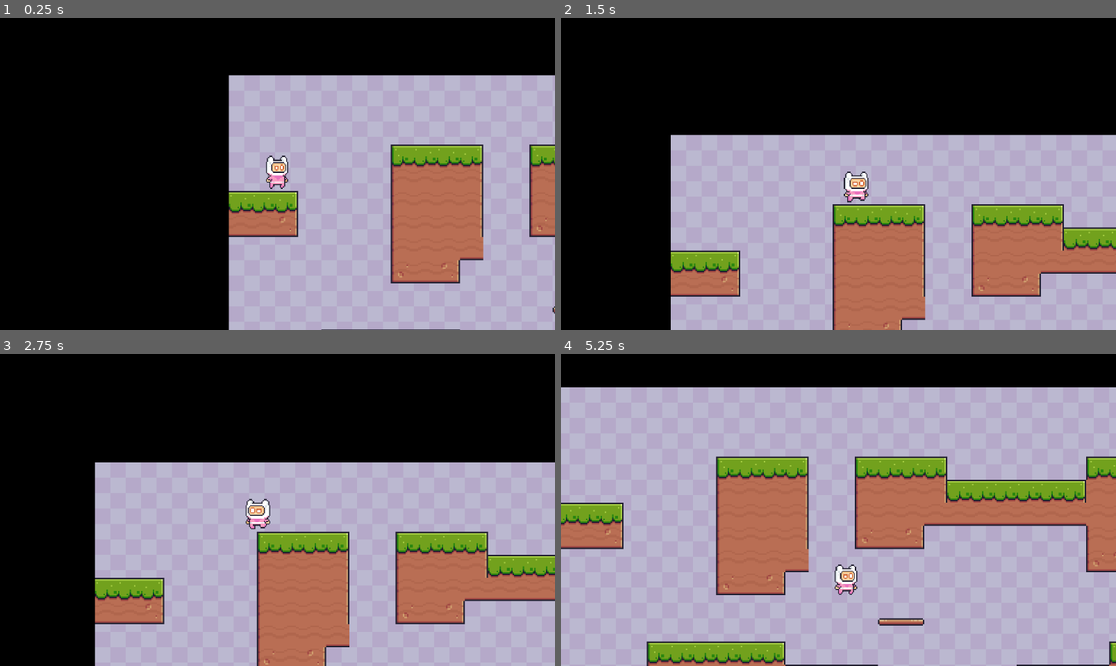
Above: before the commit, frames 1-4 (two rows, left to right).
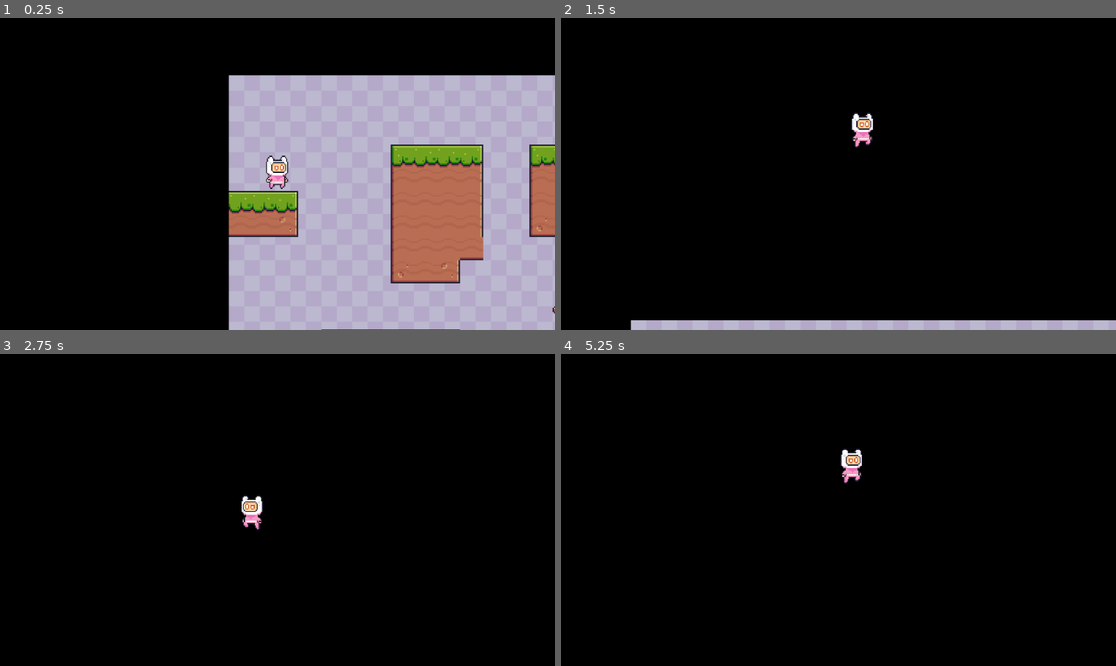
Above: after the commit, the same moments.

Repository: toonwuka04/Proto3-Pixel
Game: Godot game, scene res://scenes/level2.tscn
Same seed, same stepped clock (60 frames per second), same inputs: the game is played once before the commit and once after it. This scene is started directly instead of the project's main scene.
Inputs:
- Up to frame 1 (0.25 s): no input
- Up to frame 2 (1.5 s): hold Right (right) from 0.53 s (still down); tap Space (jump) at 0.6, 0.77, 1.07, 1.35 s
- Up to frame 3 (2.75 s): tap Space (jump) at 1.52, 1.82, 2.1 s; release Right (right) at 2.03 s; hold Left (left) from 2.03 s (still down)
- Up to frame 4 (5.25 s): release Left (left) at 2.78 s; hold Right (right) 2.78-4.28 s; tap Space (jump) at 2.85, 3.02, 3.32, 3.6, 3.77, 4.07, 4.35, 4.52, 4.82, 5.1 s; hold Left (left) 4.28-5.03 s; hold Right (right) from 5.03 s (still down)

The runs differ from the first frame. In frame 1, less than 0.1% of the frame differs, in the area x 48-52%, y 44-46%; in frame 2, 49%; in frame 3, 54%; in frame 4, 89%, in the area x 0-100%, y 10-100%.

Commit message:
next level transition

Diff:
--- a/prototype3/project.godot
+++ b/prototype3/project.godot
@@ -12,7 +12,7 @@
 
 config/name="prototype3"
 run/main_scene="res://scenes/level1.tscn"
-config/features=PackedStringArray("4.3", "Mobile")
+config/features=PackedStringArray("4.4", "Mobile")
 config/icon="res://icon.svg"
 
 [input]
--- a/prototype3/scenes/level1.gd
+++ b/prototype3/scenes/level1.gd
@@ -9,3 +9,8 @@
 # Called every frame. 'delta' is the elapsed time since the previous frame.
 func _process(delta: float) -> void:
 	pass
+
+func _on_next_scene_body_entered(body: Node2D) -> void:
+	#pass # Replace with function body.
+	if body is Player:
+		get_tree().change_scene_to_file("res://scenes/level2.tscn")
--- a/prototype3/scenes/level1.tscn
+++ b/prototype3/scenes/level1.tscn
@@ -20,7 +20,6 @@
 
 
 func _on_next_scene_body_entered(body: Node2D) -> void:
-	#pass # Replace with function body.
 	if body is Player:
 		get_tree().change_scene_to_file(\"res://scenes/level2.tscn\")
 "
--- a/prototype3/scenes/level2.tscn
+++ b/prototype3/scenes/level2.tscn
@@ -1,8 +1,9 @@
-[gd_scene load_steps=6 format=3 uid="uid://h44bj6m316ch"]
+[gd_scene load_steps=7 format=3 uid="uid://h44bj6m316ch"]
 
 [ext_resource type="Texture2D" uid="uid://bt1cr5ixmhc6f" path="res://Purple.png" id="1_6bcg4"]
 [ext_resource type="Texture2D" uid="uid://vo6ss84ocyt2" path="res://Terrain (16x16).png" id="2_iktfk"]
 [ext_resource type="PackedScene" uid="uid://dqf5yyl8sq128" path="res://scenes/main_char.tscn" id="3_mkwwi"]
+[ext_resource type="Script" uid="uid://86juf7trk40q" path="res://scenes/main_character.gd" id="4_2k3dv"]
 
 [sub_resource type="TileSetAtlasSource" id="TileSetAtlasSource_rok0e"]
 texture = ExtResource("2_iktfk")
@@ -189,6 +190,7 @@
 
 [node name="CharacterBody2D" parent="." instance=ExtResource("3_mkwwi")]
 position = Vector2(99, 206)
+script = ExtResource("4_2k3dv")
 
 [node name="Camera2D" type="Camera2D" parent="CharacterBody2D"]
 position = Vector2(2, 2)
--- a/prototype3/scenes/main_char.gd
+++ b/prototype3/scenes/main_char.gd
@@ -1,37 +1,44 @@
 extends CharacterBody2D
 
+#class_name Player
 
-const SPEED = 300.0
+const SPEED = 400.0
 const JUMP_VELOCITY = -900.0
-@onready var sprite_2d = $Sprite2D
-
-# Get the gravity from the project settings to be synced with RigidBody nodes.
-var gravity = ProjectSettings.get_setting("physics/2d/default_gravity")
+@onready var sprite_2d: AnimatedSprite2D = $Sprite2D
+@onready var coyote_timer = $CoyoteTimer
 
 
-func _physics_process(delta):
-	# Add the gravity.
-	if(velocity.x > 1 || velocity.x < -1):
+func _physics_process(delta: float) -> void:
+	# Animations
+	if (velocity.x > 1 || velocity.x < -1):
 		sprite_2d.animation = "running"
 	else:
 		sprite_2d.animation = "default"
 
+	# Add the gravity.
 	if not is_on_floor():
-		velocity.y += gravity * delta
+		velocity += get_gravity() * delta
+		sprite_2d.animation = "jumping"
 
 	# Handle jump.
-	if Input.is_action_just_pressed("jump") and is_on_floor():
+	if Input.is_action_just_pressed("jump") and (is_on_floor() || !coyote_timer.is_stopped()):
 		velocity.y = JUMP_VELOCITY
 
 	# Get the input direction and handle the movement/deceleration.
 	# As good practice, you should replace UI actions with custom gameplay actions.
-	var direction = Input.get_axis("left", "right")
+	var direction := Input.get_axis("left", "right")
 	if direction:
 		velocity.x = direction * SPEED
 	else:
-		velocity.x = move_toward(velocity.x, 0, 12)
+		velocity.x = move_toward(velocity.x, 0, 100)
 
+	var was_on_floor = is_on_floor()
 	move_and_slide()
 
+	if was_on_floor && !is_on_floor():
+		coyote_timer.start()
+
+
+	# check if moving left, if so change sprite to look left
 	var isLeft = velocity.x < 0
 	sprite_2d.flip_h = isLeft
--- a/prototype3/scenes/main_char.tscn
+++ b/prototype3/scenes/main_char.tscn
@@ -206,3 +206,5 @@
 [node name="CollisionShape2D" type="CollisionShape2D" parent="."]
 position = Vector2(1, -2)
 shape = SubResource("CapsuleShape2D_rma75")
+
+[node name="CoyoteTimer" type="Timer" parent="."]
--- a/prototype3/scenes/main_character.tscn
+++ b/prototype3/scenes/main_character.tscn
@@ -201,7 +201,7 @@
 scale = Vector2(1.08333, 1.07102)
 sprite_frames = SubResource("SpriteFrames_4c0np")
 autoplay = "default"
-frame_progress = 0.59014
+frame_progress = 0.38093
 
 [node name="CollisionShape2D" type="CollisionShape2D" parent="."]
 position = Vector2(15.3333, 188.333)
Not shown, added: prototype3/scenes/level1.gd.uid
Not shown: 1 places in prototype3/scenes/level1.tscn that only renumber resources
Not shown, added: prototype3/scenes/main_char.gd.uid
Not shown: 1 places in prototype3/scenes/main_char.tscn that only renumber resources
Not shown, added: prototype3/scenes/main_character.gd.uid
Not shown: 1 places in prototype3/scenes/main_character.tscn that only renumber resources
